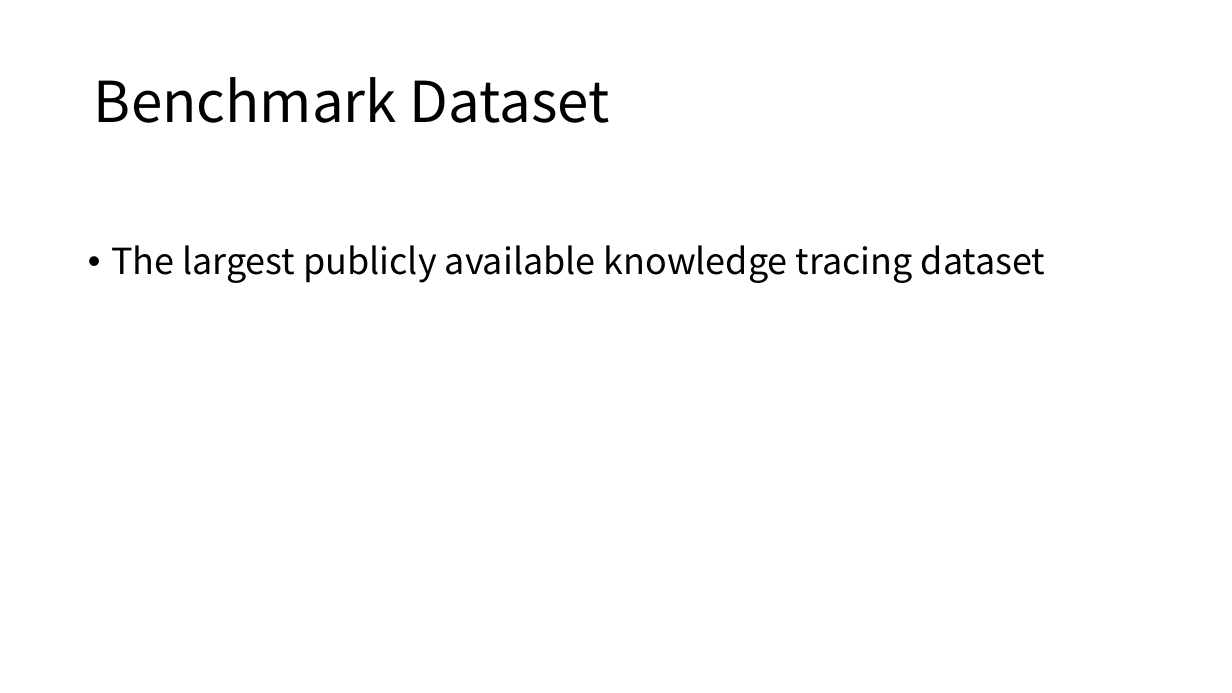
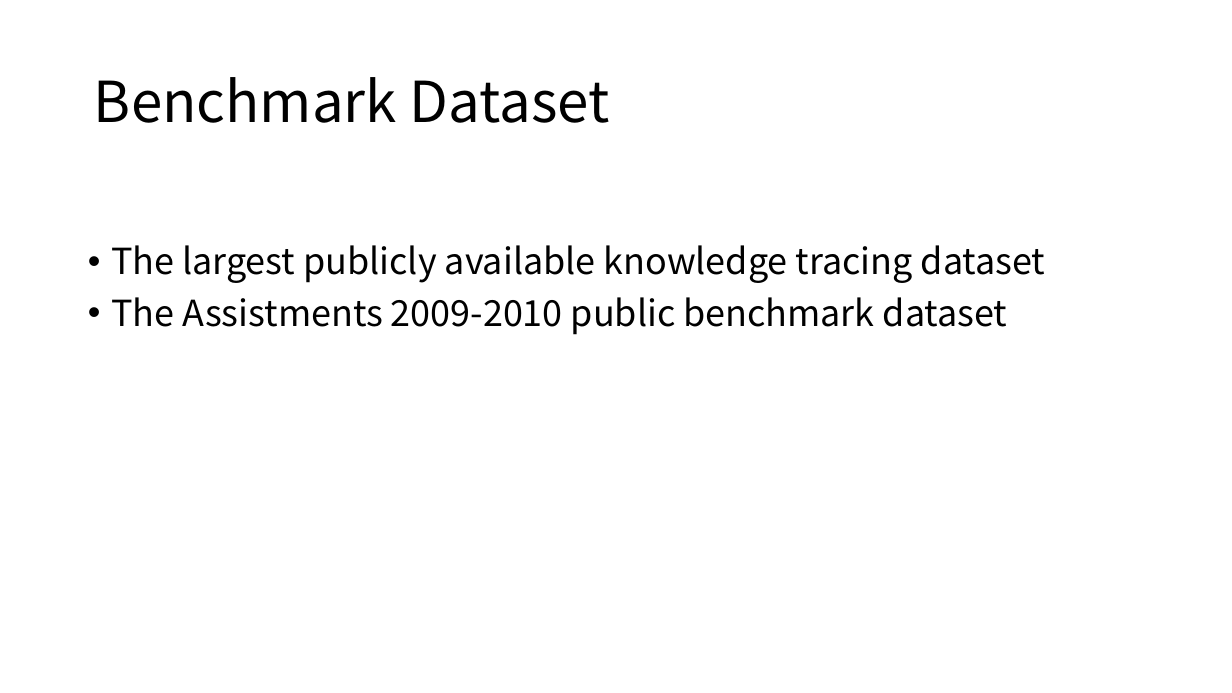
Before and after one commit to cloudspurs/klz, a slide deck: slide 22 of computer_science/statistics/model/hmm/bkt/papers/deep_knowledge_tracing.pptx (slide 15 before the commit). Drawn at 1232x693 pixels with LibreOffice and Linux fonts; fonts in the diff are those of the drawing. Boxes give left, top, right and bottom in pixels: in the first picture for what was removed or moved away, otherwise in the second. Text is boxed around its words. In the diff, an @@ line names an element or a change of style, - is before the commit and + after.

```diff
--- a/computer_science/statistics/model/hmm/bkt/papers/deep_knowledge_tracing.pptx
+++ b/computer_science/statistics/model/hmm/bkt/papers/deep_knowledge_tracing.pptx
@@ text at [111,297,1008,335]: paragraph added @@
+• The Assistments 2009-2010 public benchmark dataset
```
Also in this commit, not shown: 12 other slides changed, 8 slides added, 1 slide removed, 10 other files.
